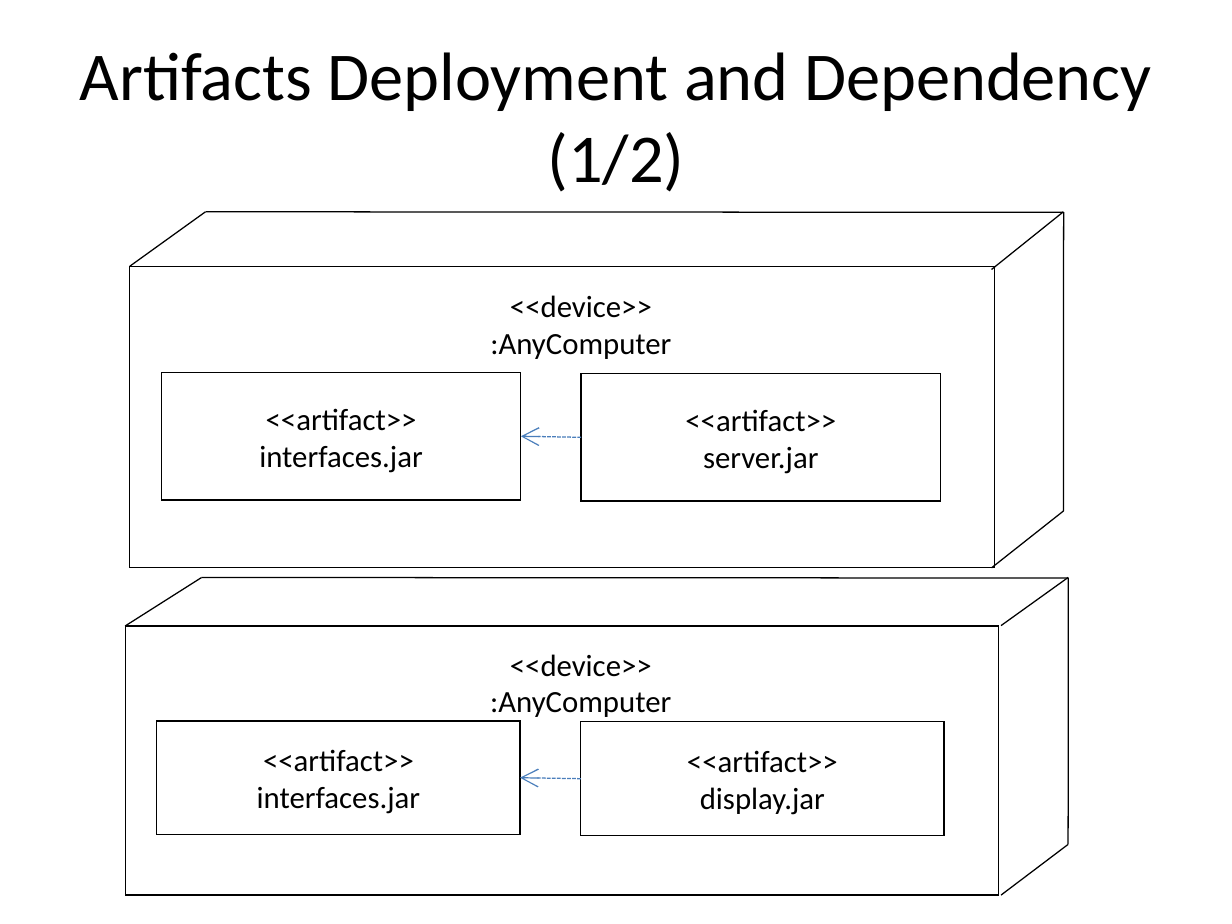
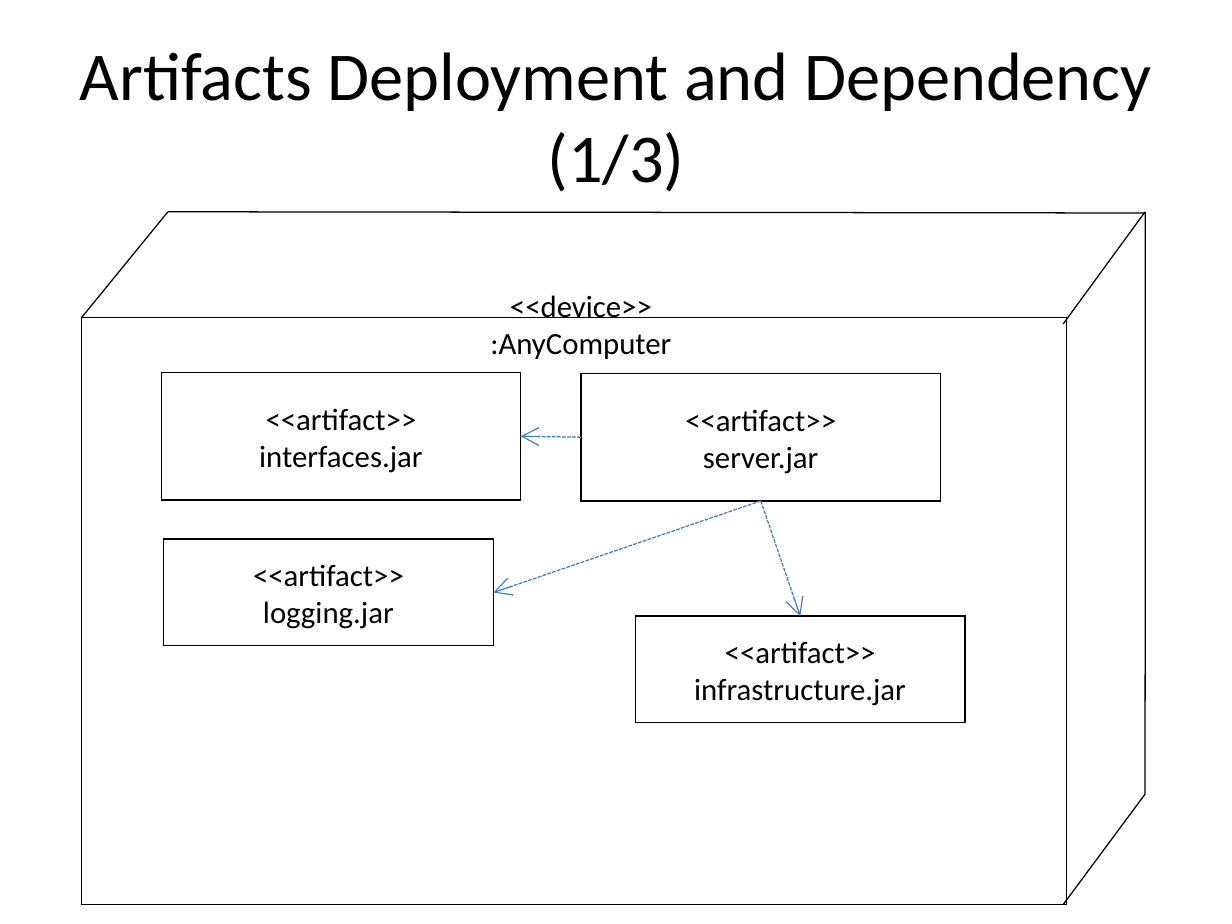
Before and after one commit to krishprince/rollerslam, a slide deck: slide 4 of docs/Deployment_V.0.1.ppt (slide 3 before the commit). Drawn at 1232x924 pixels with LibreOffice and Linux fonts; fonts in the diff are those of the drawing. Boxes give left, top, right and bottom in pixels: in the first picture for what was removed or moved away, otherwise in the second. Text is boxed around its words. In the diff, an @@ line names an element or a change of style, - is before the commit and + after.

Commit message:
Removed display.jar (because it would never get updated); Added a very basic log system... It will be improved as soon as I can. Updated deployment diagram and gui modeling... Including the brand new ServerAdminGui ;) or whatever... Modified Marco Aurelio name on DumpWorldVisitor and RamificationWorldVisitor due to UTF-8 incompatibility, what wouldn't let my netbeans compile the classes.
More coming soon...

Weslei

```diff
--- a/docs/Deployment_V.0.1.ppt
+++ b/docs/Deployment_V.0.1.ppt
@@ title at (80,52,1152,192): text changed @@
-Artifacts Deployment and Dependency (1/2)
+Artifacts Deployment and Dependency (1/3)
@@ line moved from (129, 266) - (206, 212) to (81, 318) - (168, 212) @@
@@ line moved from (206, 212) - (1063, 212) to (168, 212) - (1145, 213) @@
@@ line moved from (992, 270) - (1063, 212) to (1063, 324) - (1145, 212) @@
@@ line removed from (1063, 212) to (1063, 511) @@
@@ line added from (1146, 212) to (1145, 793), #000000 0.74 pt @@
@@ rectangle removed at (129,266,994,568) @@
@@ rectangle: place and size @@
-rectangle at (126,626,999,894)
+rectangle at (81,318,1066,906)
@@ arrow added from (761, 501) to (493, 593), #4A7EBB 0.74 pt dashed @@
@@ arrow added from (761, 501) to (801, 616), #4A7EBB 0.74 pt dashed @@
@@ line removed from (992, 568) to (1063, 511) @@
@@ rectangle "<<artifact>>": place and size @@
-rectangle "<<artifact>>" at (156,721,520,834)
+rectangle "<<artifact>>" at (164,540,494,647)
@@ text in rectangle at (263,601,394,629): text changed @@
-interfaces.jar
+logging.jar
@@ rectangle "<<artifact>>": place and size @@
-rectangle "<<artifact>>" at (580,722,944,835)
+rectangle "<<artifact>>" at (636,616,966,723)
@@ text in rectangle at (694,679,906,706): text changed @@
-display.jar
+infrastructure.jar
@@ group removed at (126,578,1068,844): 4 lines, 1 text, 1 arrow @@
-<<device>>
-:AnyComputer
@@ line moved from (1002, 896) - (1068, 844) to (1063, 904) - (1145, 795) @@
```
Also in this commit, not shown: 2 other slides changed, 2 slides added, 11 other files.
